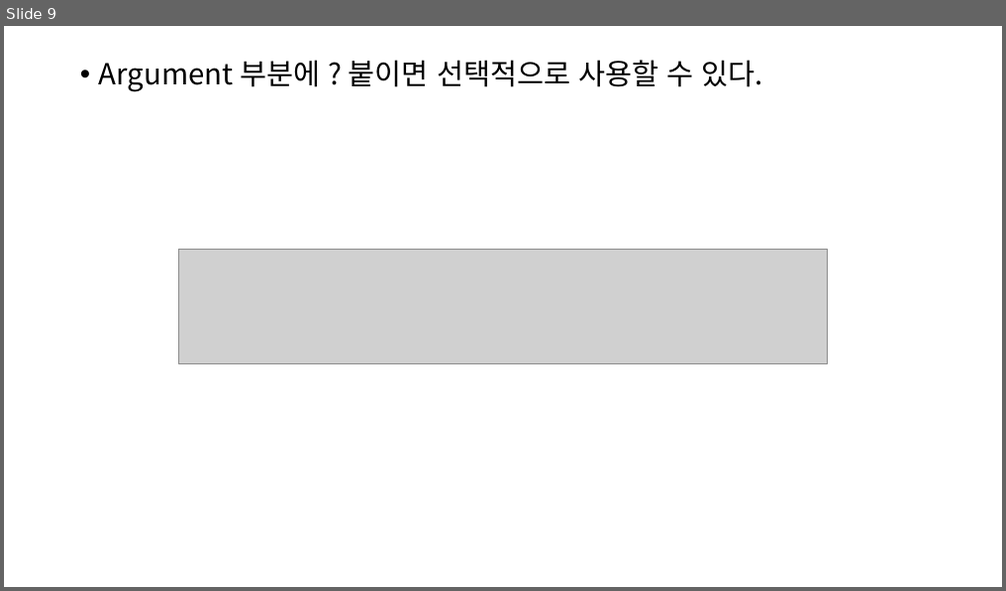
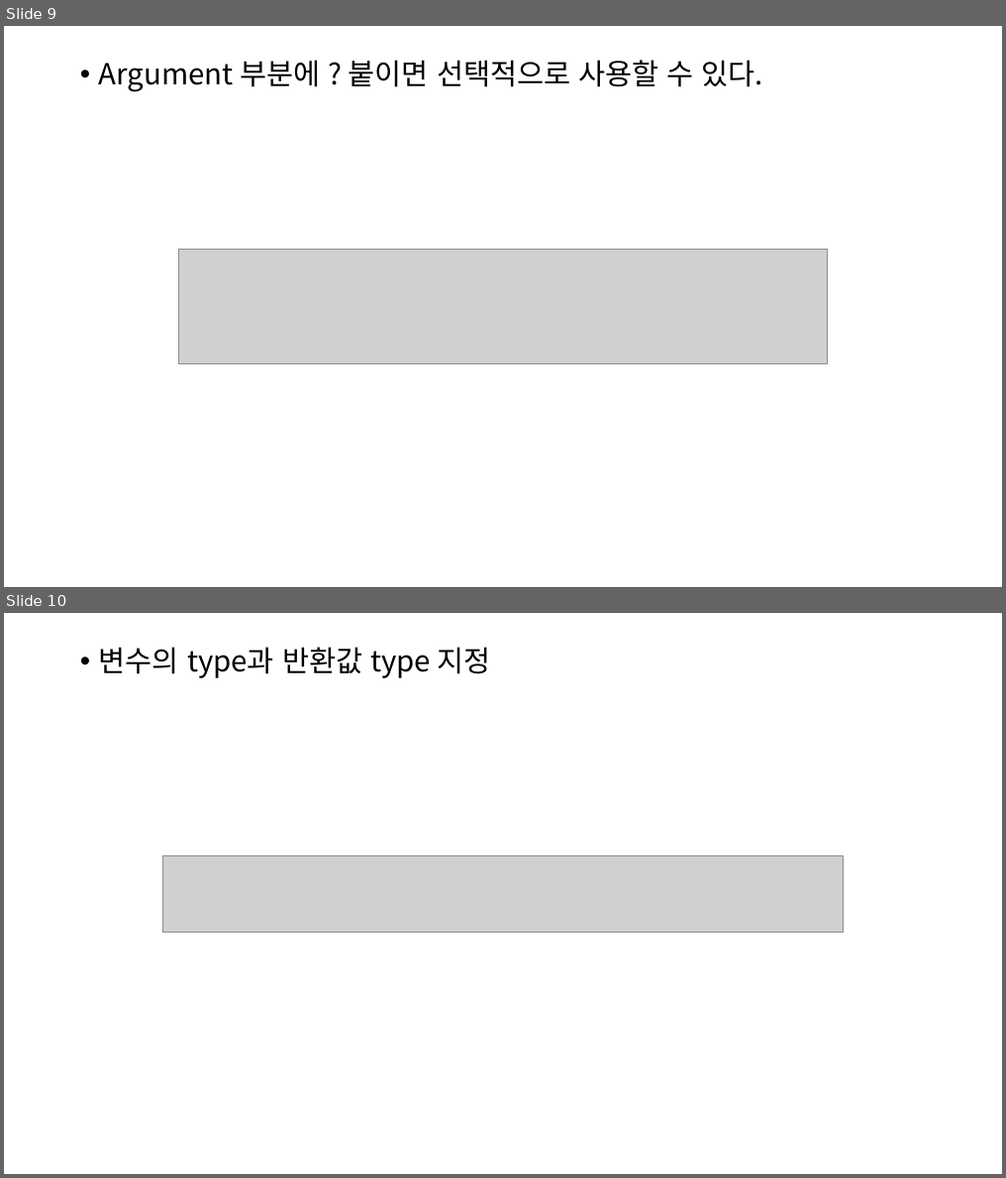
Before and after one commit to cscim918/typechain, a slide deck: Typescript 블록체인.pptx. Shown one above the other, each under a label of ours: slide 9 before the commit, slides 9 and 10 after it. The pictures are 1006x591 and 1006x1178 pixels, drawn with LibreOffice and Linux fonts; fonts in the diff are those of the drawing; grey boxes stand for pictures. Boxes give left, top, right and bottom in pixels: in the first picture for what was removed or moved away, otherwise in the second. Text is boxed around its words. In the diff, an @@ line names an element or a change of style, - is before the commit and + after.

```diff
--- a/Typescript 블록체인.pptx
+++ b/Typescript 블록체인.pptx
@@ slide 10 added at [4, 613, 1002, 1174], background #FFFFFF @@
@@ text added at [99, 647, 491, 678], 28 pt, text #000000 @@
+• 변수의 type과 반환값 type 지정
@@ picture added at [162, 856, 843, 932] @@
```
Also in this commit, not shown: 1 slide removed, 9 other files.
